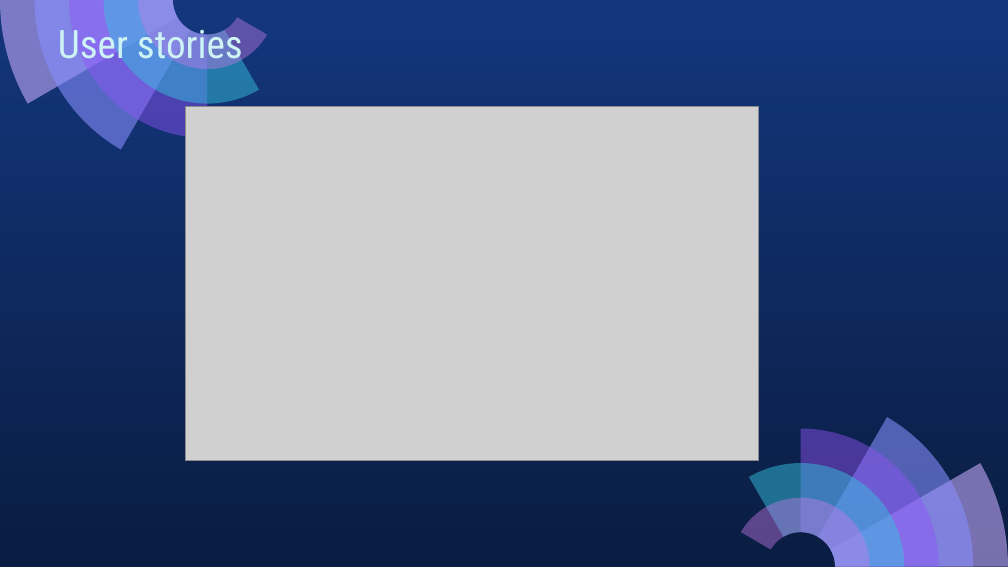
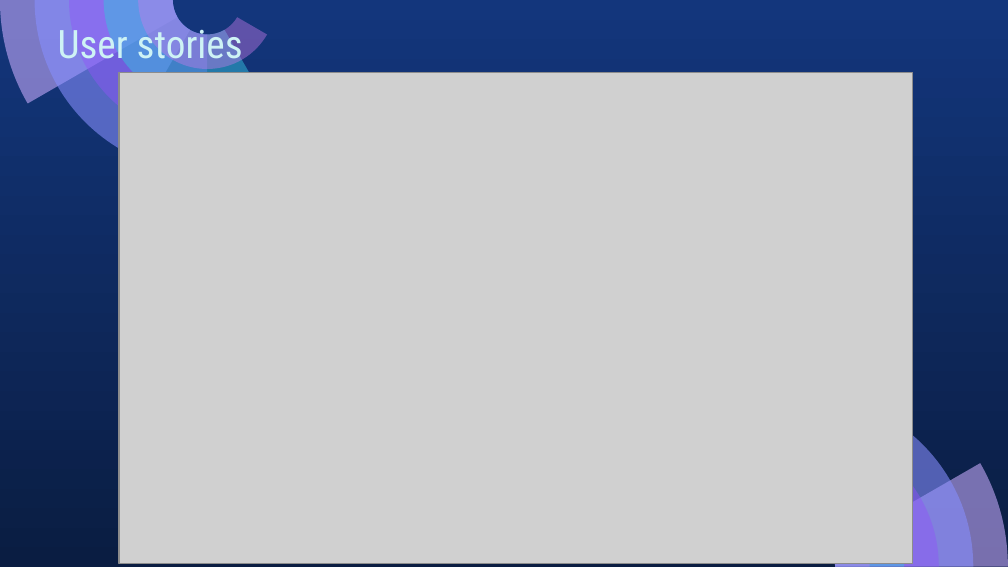
Before and after one commit to Abdullahaml1/cse608-assignments, a slide deck: slide 7 of Assignment_2/Assignment_2_presentation.pptx. Drawn at 1008x567 pixels with LibreOffice and Linux fonts; fonts in the diff are those of the drawing; grey boxes stand for pictures. Boxes give left, top, right and bottom in pixels: in the first picture for what was removed or moved away, otherwise in the second. Text is boxed around its words. In the diff, an @@ line names an element or a change of style, - is before the commit and + after.

Commit message:
adding user research and some modifications

```diff
--- a/Assignment_2/Assignment_2_presentation.pptx
+++ b/Assignment_2/Assignment_2_presentation.pptx
@@ rotation 180 to 0 degrees in 3 elements at (34,0,190,149), (70,0,208,138), (0,0,177,104) @@
@@ freeform shape at (104,0,259,104): rotation 180 to 0 degrees; outline redrawn @@
@@ freeform shape at (138,0,267,70): rotation 180 to 0 degrees; outline redrawn @@
@@ picture: place and size @@
-picture at (185,106,758,461)
+picture at (119,73,912,563)
@@ freeform shape at (817,417,973,566): outline redrawn @@
```
Also in this commit, not shown: 20 other slides changed, 4 slides added, 4 slides removed, 4 other files.
